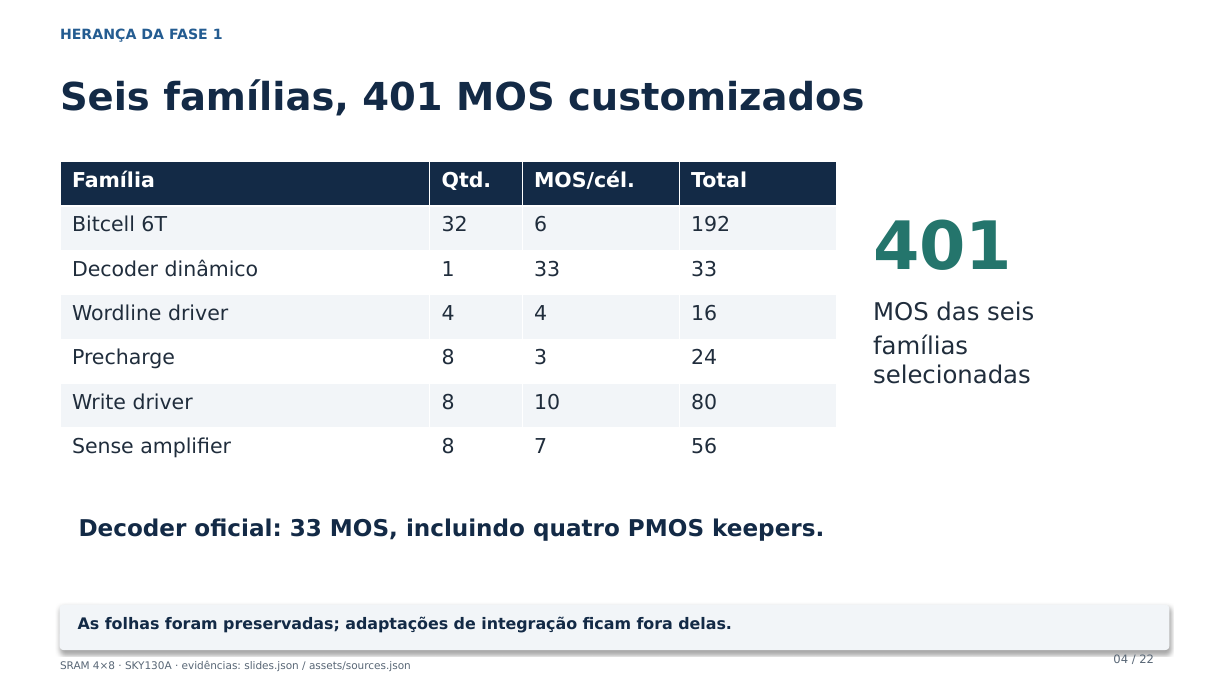
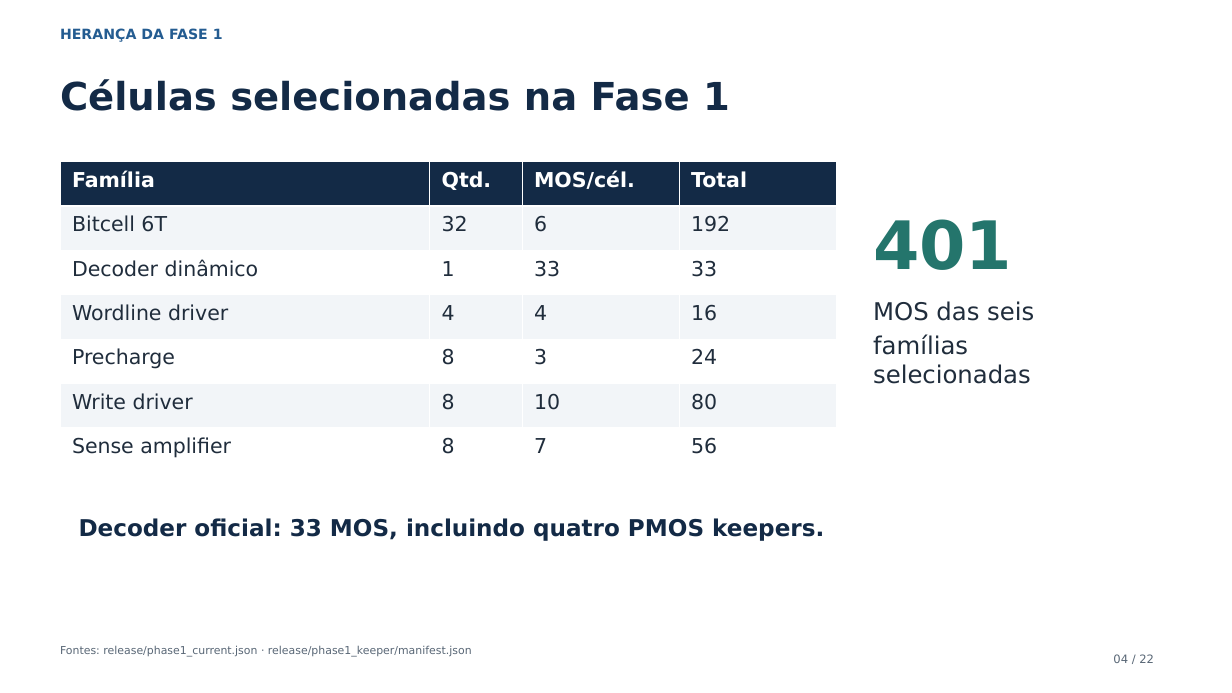
Before and after one commit to leofernandesc/Open-source-sram-memory-compiler, a slide deck: slide 4 of presentations/phase2/phase2_technical_review.pptx. Drawn at 1232x693 pixels with LibreOffice and Linux fonts; fonts in the diff are those of the drawing. Boxes give left, top, right and bottom in pixels: in the first picture for what was removed or moved away, otherwise in the second. Text is boxed around its words. In the diff, an @@ line names an element or a change of style, - is before the commit and + after.

Commit message:
docs(phase2): use descriptive academic presentation wording

```diff
--- a/presentations/phase2/phase2_technical_review.pptx
+++ b/presentations/phase2/phase2_technical_review.pptx
@@ text at <box>60,79,730,111</box>: text changed @@
-Seis famílias, 401 MOS customizados
+Células selecionadas na Fase 1
@@ rounded rectangle removed at <box>60,605,1169,650</box> @@
@@ text removed at <box>78,616,732,633</box> @@
-As folhas foram preservadas; adaptações de integração ficam fora delas.
@@ text added at <box>60,646,472,657</box>, 8.5 pt, text #596776 @@
+Fontes: release/phase1_current.json · release/phase1_keeper/manifest.json
@@ text removed at <box>60,661,411,671</box> @@
-SRAM 4×8 · SKY130A · evidências: slides.json / assets/sources.json
```
Also in this commit, not shown: 21 other slides changed, 9 other files.
